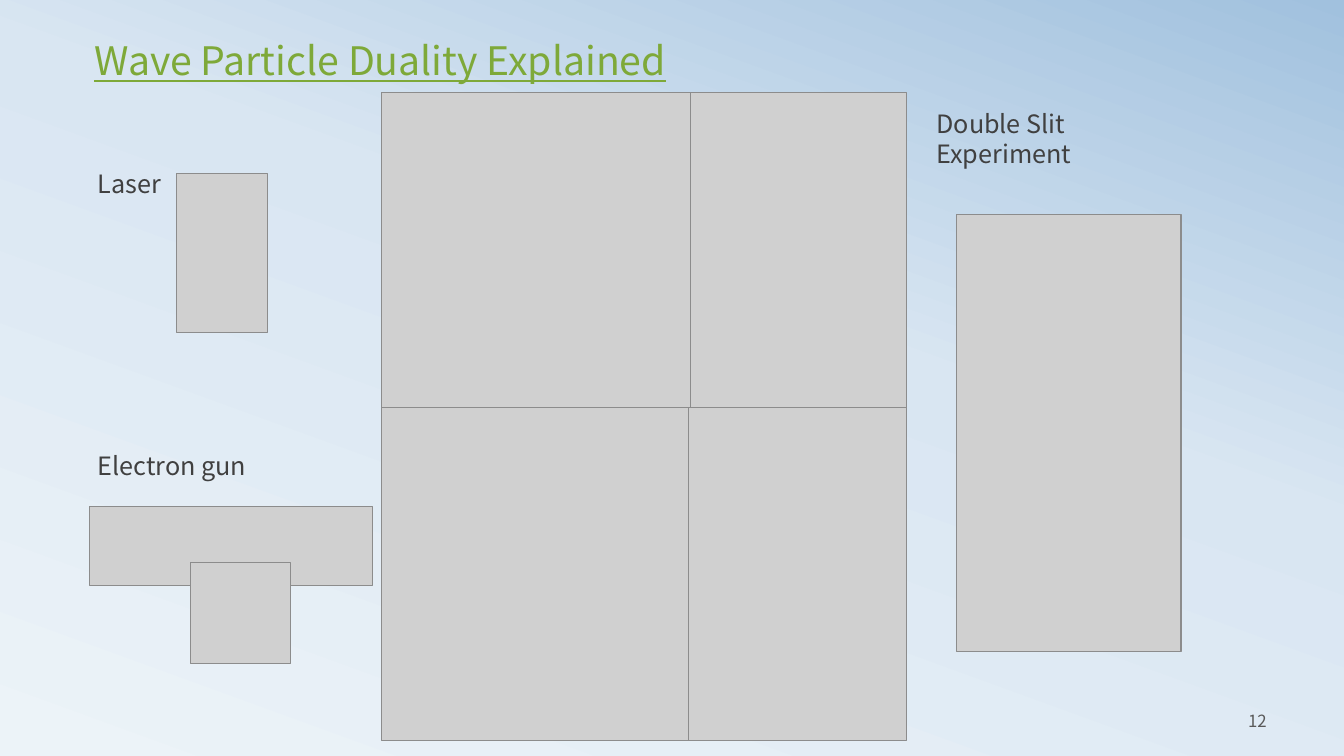
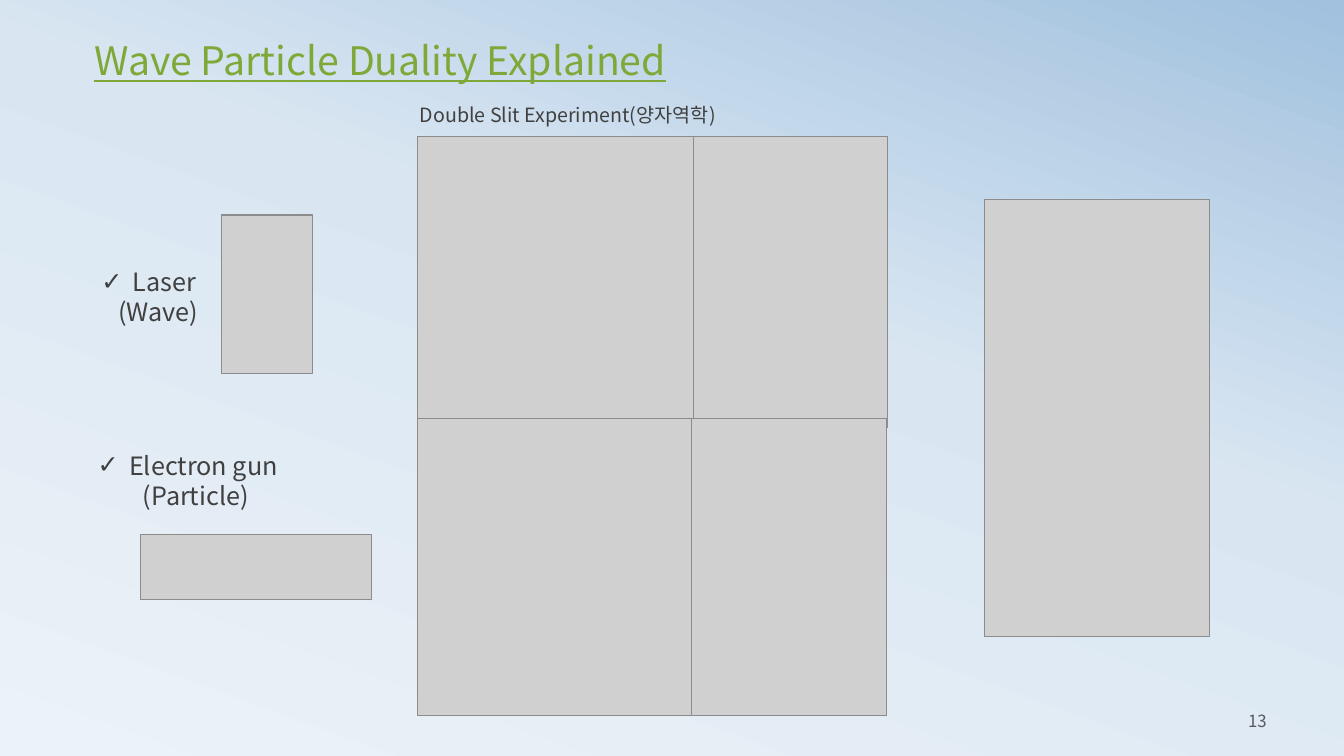
Before and after one commit to ancestor9/mathematics-for-machine-learning, a slide deck: slide 13 of 3_probability theory for machine learning.pptx (slide 12 before the commit). Drawn at 1344x756 pixels with LibreOffice and Linux fonts; fonts in the diff are those of the drawing; grey boxes stand for pictures. Boxes give left, top, right and bottom in pixels: in the first picture for what was removed or moved away, otherwise in the second. Text is boxed around its words. In the diff, an @@ line names an element or a change of style, - is before the commit and + after.

```diff
--- a/3_probability theory for machine learning.pptx
+++ b/3_probability theory for machine learning.pptx
@@ text at [420, 105, 716, 127]: text changed; size 18 to 14 pt @@
-Double Slit Experiment
+Double Slit Experiment(양자역학)
@@ picture: place and size @@
-picture at [382, 93, 691, 417]
+picture at [418, 137, 694, 427]
@@ picture: place and size @@
-picture at [689, 92, 907, 418]
+picture at [692, 137, 887, 427]
@@ picture: place and size @@
-picture at [956, 214, 1181, 652]
+picture at [985, 199, 1209, 637]
@@ picture: place and size @@
-picture at [176, 173, 267, 332]
+picture at [222, 215, 313, 373]
@@ text "Laser": place and size @@
-text "Laser" at [98, 174, 161, 194]
+text "Laser" at [118, 272, 198, 326]
@@ text at [133, 272, 196, 292]: bullet none to ✓ @@
@@ text at [118, 300, 198, 326]: paragraph added @@
+(Wave)
@@ picture: place and size @@
-picture at [381, 407, 695, 740]
+picture at [417, 418, 698, 716]
@@ picture: place and size @@
-picture at [689, 407, 906, 740]
+picture at [692, 418, 886, 716]
@@ text at [129, 455, 278, 481]: bullet none to ✓ @@
@@ text at [143, 479, 249, 510]: paragraph added @@
+(Particle)
@@ picture: place and size @@
-picture at [90, 506, 373, 586]
+picture at [140, 534, 371, 599]
@@ picture removed at [190, 563, 290, 663] @@
@@ page number at [1248, 714, 1267, 727]: text changed @@
-12
+13
```
Also in this commit, not shown: 14 other slides changed, 6 slides added, 4 slides removed.
